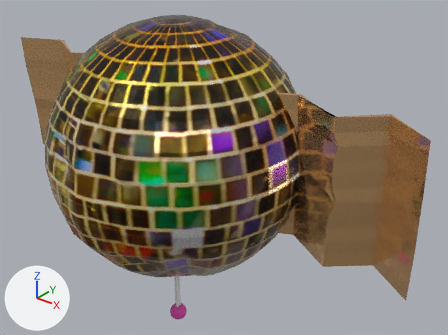
The glTF model docs/satellites/satellite2.glb as it was, and as the next commit left it.
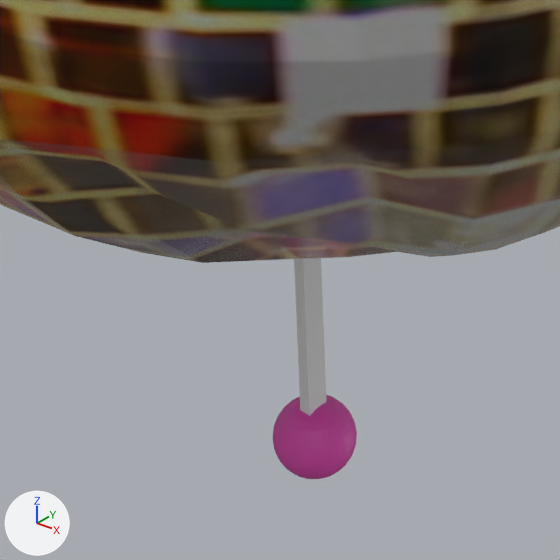
The first picture shows the older version from a camera (50 mm lens) standing at (2.87, -3.2, 1.91) and looking at (0.24, 0.09, -0.13). The close-ups show both versions on the part from 26% to 50% of the width and 67% to 100% of the height of that picture; other places that the commit changed are outside them. The lights are fixed; the arrows at lower left show +X, +Y and +Z. Where no turn or scale is listed for an object, it has been applied to the vertices.
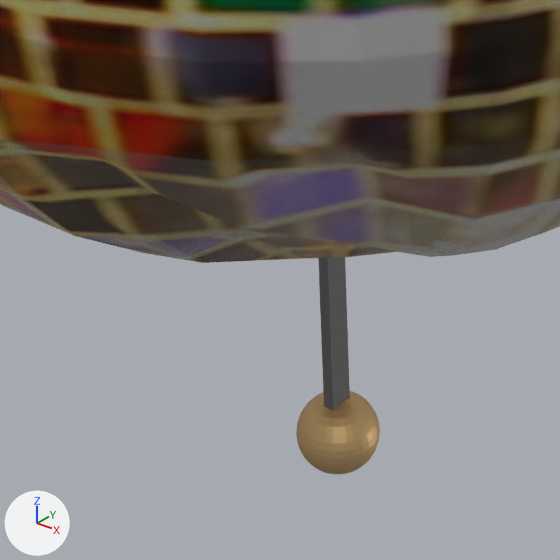
Pixel boxes (x1, y1, x2, y2) of what changed, in the close-ups (560 x 560 px):
```json
{"object": "Cube.001", "change": "recoloured, moved", "before": [294, 258, 326, 416], "after": [318, 257, 350, 411]}
{"object": "Sphere.001", "change": "recoloured, moved", "before": [273, 395, 357, 479], "after": [296, 391, 380, 474]}
```

The change, as JSON lines over the scene's bpy script:
```json
{"op": "set", "path": "mat_material_003.base_color", "old": "(0.8, 0.0746, 0.475)", "new": "(0.8, 0.54, 0.252)", "note": "pink #e74db7 -> beige #e7c289"}
{"op": "add", "block": "mat_material", "code": ["mat_material = principled_material('Material')", "mat_material.base_color = (0.182, 0.182, 0.182)  # grey #767676", "mat_material.metallic = 0.354"]}
{"block": "me_cube_003", "where": "me_cube_003.from_pydata(...)  # 8 vertices, 12 faces; spans x -0.01..0.01, y -0.02..0.02, z -0.5..0.5"}
{"op": "add", "block": "me_cube_003", "code": "me_cube_003.materials.append(mat_material)  # grey #767676"}
{"op": "set", "path": "ob_cube_001.location", "old": "(0.008, -0.225, -0.869)", "new": "(0.014, -0.176, -0.887)"}
{"op": "set", "path": "ob_sphere_001.location", "old": "(0.005, -0.221, -1.406)", "new": "(0.011, -0.173, -1.425)"}
```
